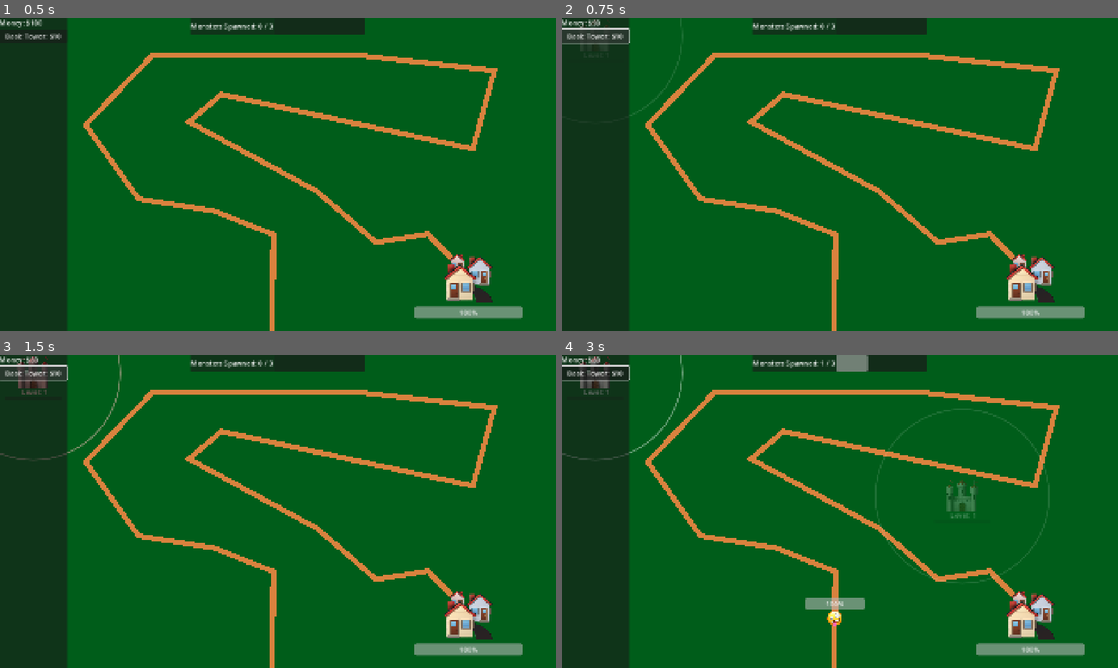
Above: before the commit, frames 1-4 (two rows, left to right).
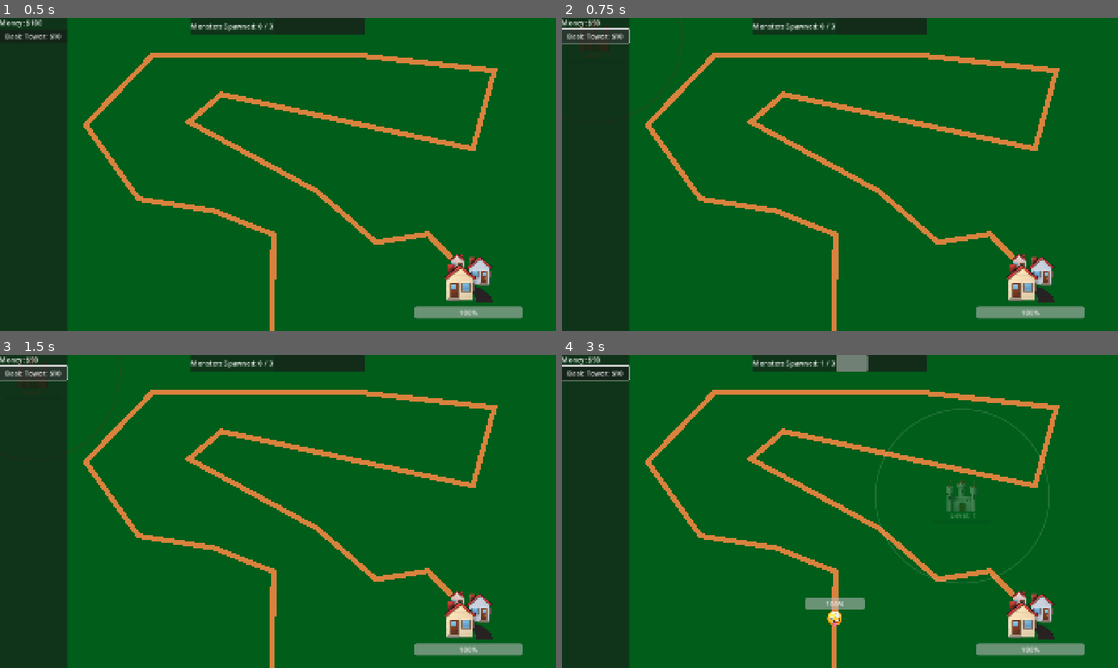
Above: after the commit, the same moments.

Repository: alexcolemandata/tower-defense
Game: Godot game, scene res://game.tscn
The game is run twice, just before and just after one commit, with the same random seed, the same clock (stepped at 60 frames per second) and the same inputs.
Inputs (mouse positions are in pixels of both pictures, inside the frame that each line leads up to):
- Up to frame 1 (0.5 s): no input
- Up to frame 2 (0.75 s): click "Basic Tower: $10" at 0.5 s
- Up to frame 3 (1.5 s): click "Basic Tower: $10" at 1.25 s
- Up to frame 4 (3 s): click "Basic Tower: $10" at 2 s; move the mouse to (962, 495) at 2.77 s; click (962, 495) at 2.92 s

Frame 1 is identical in both runs. In frame 2, less than 0.1% of the frame differs, in the area x 3-22%, y 0-32%; in frame 3, 0.4%; in frame 4, 0.5%, in the area x 0-22%, y 0-34%.

Commit message:
can't place towers on shop panel

Diff:
--- a/game.tscn
+++ b/game.tscn
@@ -23,7 +23,7 @@
 
 [node name="MonsterTrail" parent="." instance=ExtResource("2_e2o6t")]
 unique_name_in_owner = true
-num_collision_points = 120
+num_collision_points = 240
 
 [node name="GameOverScreen" type="ColorRect" parent="."]
 unique_name_in_owner = true
--- a/in_game_ui.tscn
+++ b/in_game_ui.tscn
@@ -1,7 +1,10 @@
-[gd_scene load_steps=3 format=3 uid="uid://dwc1hnjb0rhp5"]
+[gd_scene load_steps=4 format=3 uid="uid://dwc1hnjb0rhp5"]
 
 [ext_resource type="Script" uid="uid://2m4xc5qluom4" path="res://in_game_ui.gd" id="1_kenku"]
 [ext_resource type="Script" uid="uid://b2n7jq12tyr8s" path="res://tower_purchase_menu.gd" id="2_onc8m"]
+
+[sub_resource type="RectangleShape2D" id="RectangleShape2D_onc8m"]
+size = Vector2(154, 1081)
 
 [node name="InGameUI" type="Control"]
 layout_mode = 3
@@ -61,3 +64,9 @@
 size_flags_horizontal = 3
 size_flags_vertical = 1
 show_percentage = false
+
+[node name="Footprint" type="Area2D" parent="."]
+
+[node name="CollisionShape2D" type="CollisionShape2D" parent="Footprint"]
+position = Vector2(77, 540.5)
+shape = SubResource("RectangleShape2D_onc8m")
Not shown, changed: TODO.md
